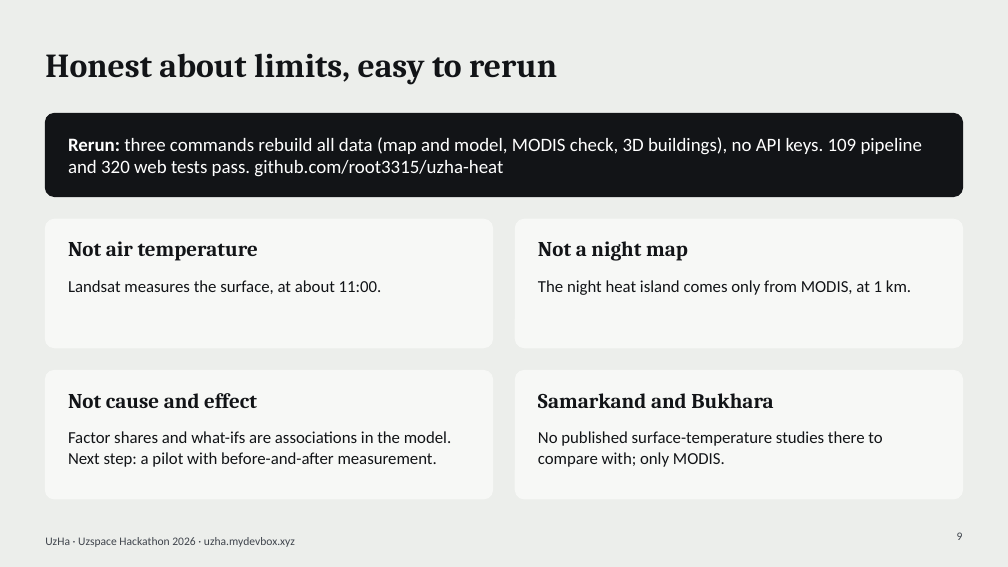
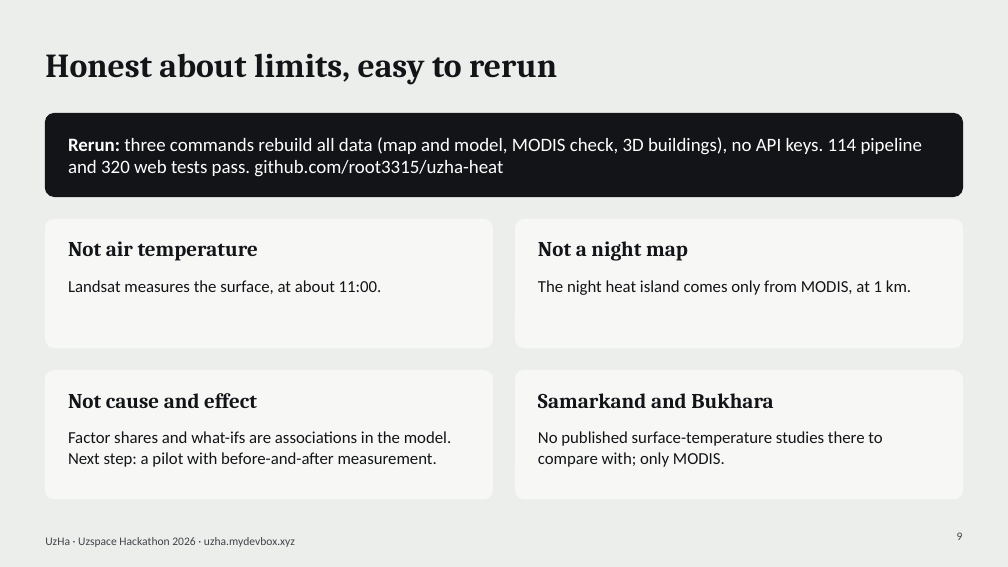
Before and after one commit to root3315/uzha-heat, a slide deck: slide 9 of docs/uzha-pitch-en.pptx. Drawn at 1008x567 pixels with LibreOffice and Linux fonts; fonts in the diff are those of the drawing. Boxes give left, top, right and bottom in pixels: in the first picture for what was removed or moved away, otherwise in the second. Text is boxed around its words. In the diff, an @@ line names an element or a change of style, - is before the commit and + after.

Commit message:
feat(pipeline): check the model with other block sizes, a buffer and linear baselines (#101)

```diff
--- a/docs/uzha-pitch-en.pptx
+++ b/docs/uzha-pitch-en.pptx
@@ text at box(68, 137, 922, 177): text changed @@
-Rerun: three commands rebuild all data (map and model, MODIS check, 3D buildings), no API keys. 109 pipeline and 320 web tests pass. github.com/root3315/uzha-heat
+Rerun: three commands rebuild all data (map and model, MODIS check, 3D buildings), no API keys. 114 pipeline and 320 web tests pass. github.com/root3315/uzha-heat
```
Also in this commit, not shown: 7 other files.
